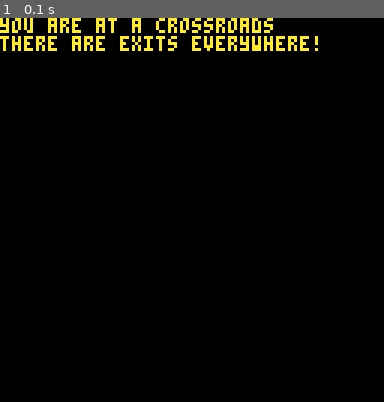
Above: before the commit, frame 1.
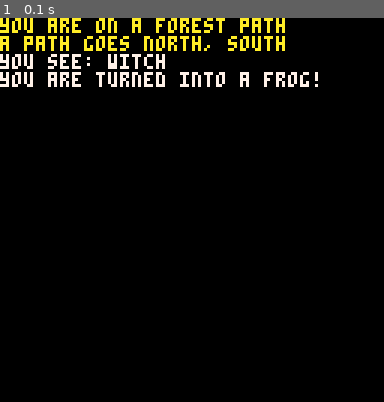
Above: after the commit, the same moment.

Repository: douglett/pico8
Game: PICO-8 cartridge adventure.p8
The game is run twice, just before and just after one commit, with the same random seed, the same clock (stepped at 60 frames per second) and the same inputs.
Inputs:
- Up to frame 1 (0.1 s): no input

The runs differ from the first frame. In frame 1, 3.7% of the frame differs, in the area x 0-83%, y 0-18%.

Commit message:
added witch scenario

Diff:
--- a/adventure.p8
+++ b/adventure.p8
@@ -13,8 +13,9 @@
 --main pico-8 functions
 function _init()
 	keyb:init()
-	game.current="crossroads"
- game:look()
+	-- game.current="forestpath"
+ -- game:look()
+ game:go("forestpath")
 end
 
 function _update()
@@ -147,7 +148,7 @@
   elseif cmd=="inv" do
    say("your inventory is empty")
   else
-   say("you tried to "..cmd..", but it failed")
+   say("you failed to "..cmd)
   end
  end,
 
@@ -180,6 +181,11 @@
   end
   self.current=place
   self:look()
+  -- run entry condition
+  local room=self[self.current]
+  if room.entry!=nil do
+   room:entry()
+  end
  end,
 
  addinv=function(self,item)
@@ -283,7 +289,7 @@
    local ok=self.solution[self.flags.pos]==cmd
    if ok and self.flags.pos==#self.solution do
     self.flags.pos=1
-    game:go("river")
+    game:go("forestpath")
     return nil
    elseif ok do
     hint="warmer"
@@ -298,6 +304,33 @@
  end
 })
 
+game.forestpath=room:new({
+ desc={"you are on a forest path",
+  "a path goes north, south"},
+ items={"witch"},
+
+ action=function(self,cmd)
+  if contains(self.items,"witch") and (cmd=="north" or cmd=="south") do
+   say("you hop helplessly. ribbit!")
+  -- elseif cmd=="north" do
+  elseif cmd=="south" do
+   game:go("crossroads")
+  elseif cmd=="kiss" and contains(self.items,"witch") do
+   say("you turn into a handsome pr...")
+   say("well a human. the witch melts!")
+   del(self.items,"witch")
+  else
+   return false
+  end
+ end,
+
+ entry=function(self,cmd)
+  if contains(self.items,"witch") do
+   say("you are turned into a frog!")
+  end
+ end
+})
+
 __gfx__
 00000000000000000000000000000000000000000000000000000000000000000000000000000000000000000000000000000000000000000000000000000000
 00000000000000000000000000000000000000000000000000000000000000000000000000000000000000000000000000000000000000000000000000000000
